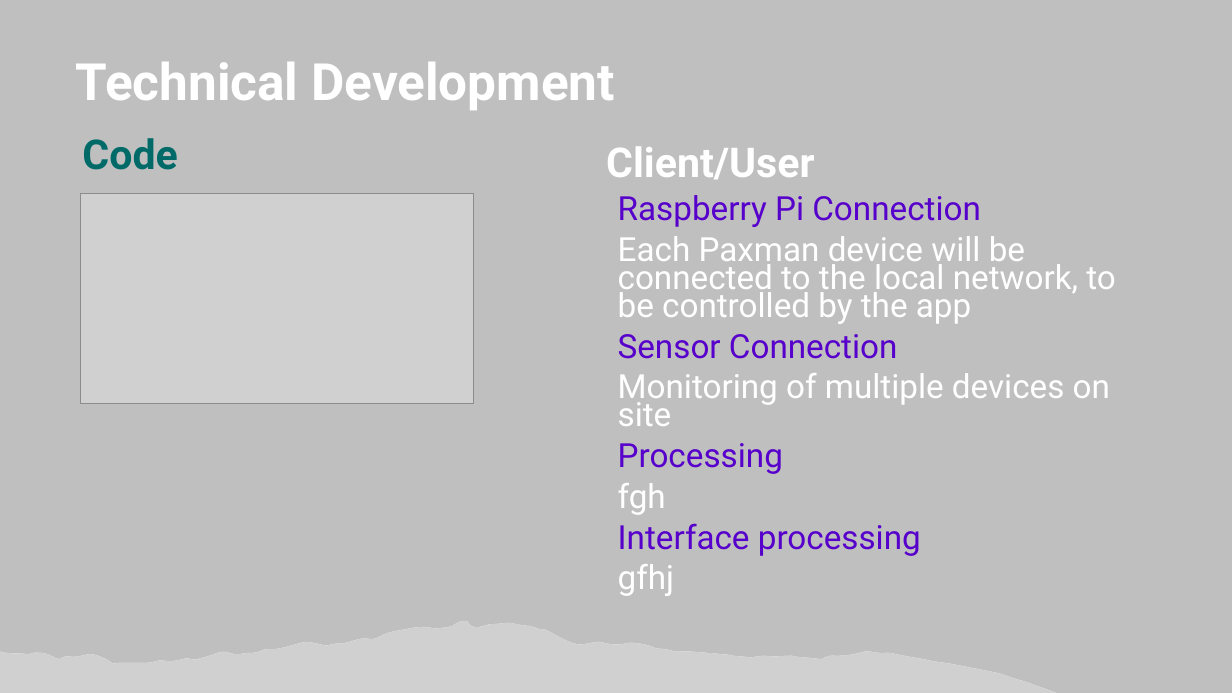
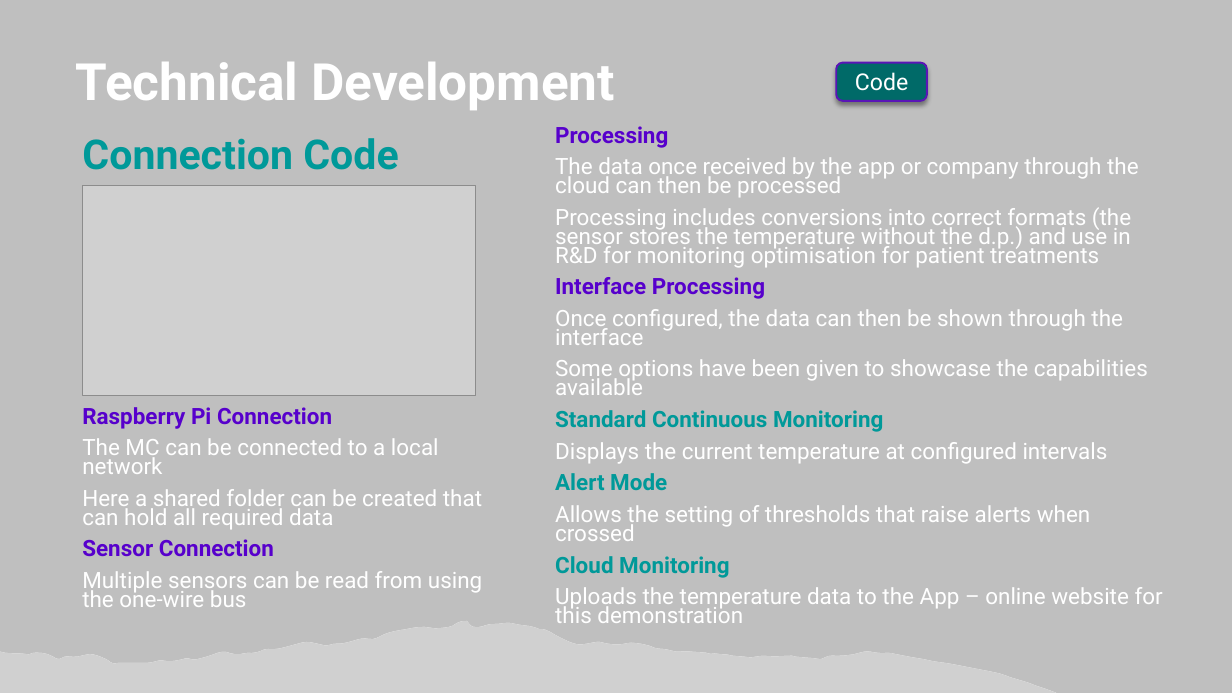
Before and after one commit to SolidMcAwesome/Paxman_Demo, a slide deck: slide 4 of Interview.pptx. Drawn at 1232x693 pixels with LibreOffice and Linux fonts; fonts in the diff are those of the drawing; grey boxes stand for pictures; background and template pictures are left out. Boxes give left, top, right and bottom in pixels: in the first picture for what was removed or moved away, otherwise in the second. Text is boxed around its words. In the diff, an @@ line names an element or a change of style, - is before the commit and + after.

```diff
--- a/Interview.pptx
+++ b/Interview.pptx
@@ rounded rectangle added at (836, 63, 927, 101), fill #006A68, outline #5A15B7 1.5 pt, 18 pt, text #FFFFFF @@
+Code
@@ text at (82, 138, 398, 170): text changed; text colour #006A68 to #009999 @@
-Code
+Connection Code
@@ text added at (555, 126, 1163, 623), 17.5 pt, text #FFFFFF @@
+Processing
+The data once received by the app or company through the cloud can then be processed
+Processing includes conversions into correct formats (the sensor stores the temperature without the d.p.) and use in R&D for monitoring optimisation for patient treatments
+Interface Processing
+Once configured, the data can then be shown through the interface
+Some options have been given to showcase the capabilities available
+Standard Continuous Monitoring
+Displays the current temperature at configured intervals
+Alert Mode
+Allows the setting of thresholds that raise alerts when crossed
+Cloud Monitoring
+Uploads the temperature data to the App – online website for this demonstration
@@ text removed at (606, 146, 814, 179) @@
-Client/User
@@ picture: place and size @@
-picture at (80, 193, 473, 403)
+picture at (82, 186, 475, 396)
@@ text "Raspberry Pi Connection": place and size @@
-text "Raspberry Pi Connection" at (618, 195, 1116, 596)
+text "Raspberry Pi Connection" at (82, 407, 482, 607)
@@ text at (82, 407, 332, 556): size 25.9 to 17.5 pt, bold on in "Raspberry Pi Connection", "Sensor Connection" @@
@@ text at (82, 438, 482, 529): text changed; size 25.9 to 17.5 pt @@
-Each Paxman device will be connected to the local network, to be controlled by the app
+The MC can be connected to a local network
+Here a shared folder can be created that can hold all required data
@@ text at (82, 571, 482, 607): text changed; size 25.9 to 17.5 pt @@
-Monitoring of multiple devices on site
-Processing
-fgh
-Interface processing
-gfhj
+Multiple sensors can be read from using the one-wire bus
```
Also in this commit, not shown: 1 other slide changed, 1 slide added, 1 other file.
